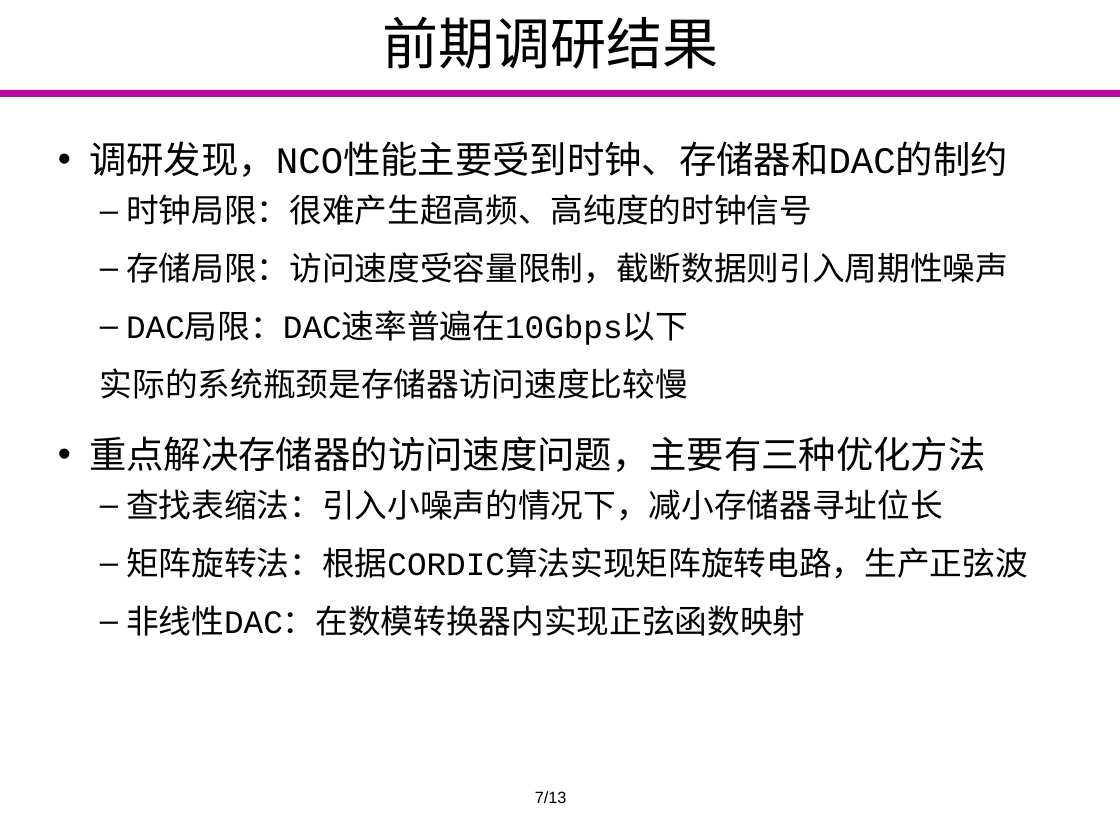
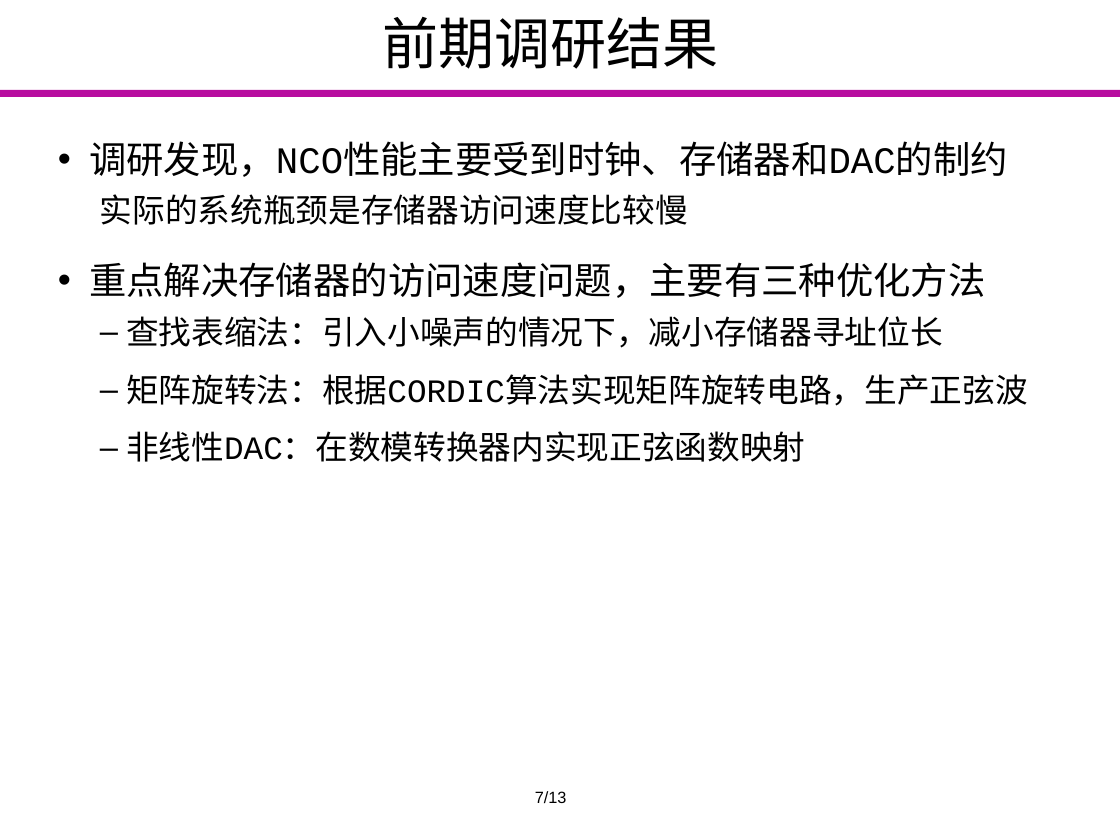
Before and after one commit to Markov2016/kaiti, a slide deck: slide 6 of ppt/yyx_v1.1.pptx (slide 7 before the commit). Drawn at 1120x840 pixels with LibreOffice and Linux fonts; fonts in the diff are those of the drawing; background and template pictures are left out. Boxes give left, top, right and bottom in pixels: in the first picture for what was removed or moved away, otherwise in the second. Text is boxed around its words. In the diff, an @@ line names an element or a change of style, - is before the commit and + after.

```diff
--- a/ppt/yyx_v1.1.pptx
+++ b/ppt/yyx_v1.1.pptx
@@ text at [126, 194, 1008, 345]: paragraphs removed @@
-  – 时钟局限：很难产生超高频、高纯度的时钟信号
-  – 存储局限：访问速度受容量限制，截断数据则引入周期性噪声
-  – DAC局限：DAC速率普遍在10Gbps以下
```
Also in this commit, not shown: 3 other slides changed, 5 slides added.
